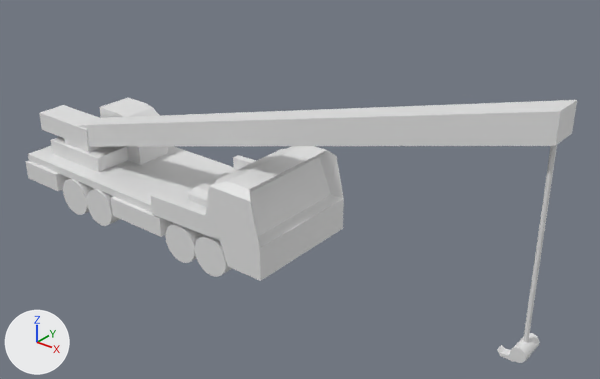
Two versions of the Blender file Assets/3DModels/BlenderFiles/CraneVehicle.blend, one commit apart.
Rendered twice from a 50 mm camera at (29.2, -26.5, 20.7) aimed at (7.5, 0.5, 3.9). Arrows for +X, +Y and +Z are at lower left; the lights stay in place. The same objects are shown in both versions, whatever each file hides.

Names of what the first picture shows: 'CraneVehicle'.
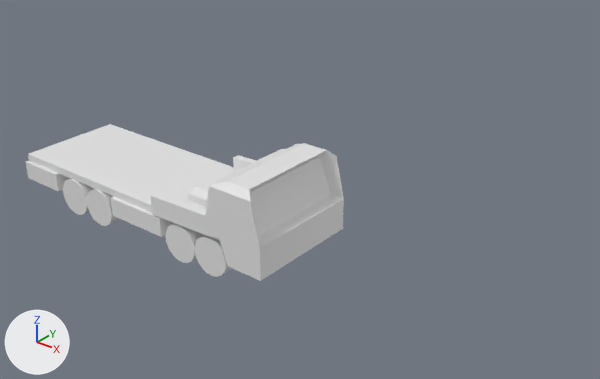
Changed parts and their boxes [x1, y1, x2, y2] in the pictures (600 x 379 px):
'CraneVehicle', reshaped: before [26, 98, 577, 363]; after [26, 124, 344, 281]
part 1 of me_cube, deleted: before [39, 98, 577, 363]

The change in detail:
me_cube is used by ob_cranevehicle; location (0.0, 0.0, 3.0).
me_cube had 1115 vertices, 605 faces and spanned x -9.0..20.0, y -3.1..3.1, z -3.0..8.3.
me_cube now has 914 vertices, 482 faces and spans x -9.0..8.2, y -3.1..3.1, z -3.0..7.1.
me_cube part 1: 8 loose pieces with 202 vertices, spanning x -9.0..20.0, y -2.0..2.0, z -2.2..8.3, are deleted.
